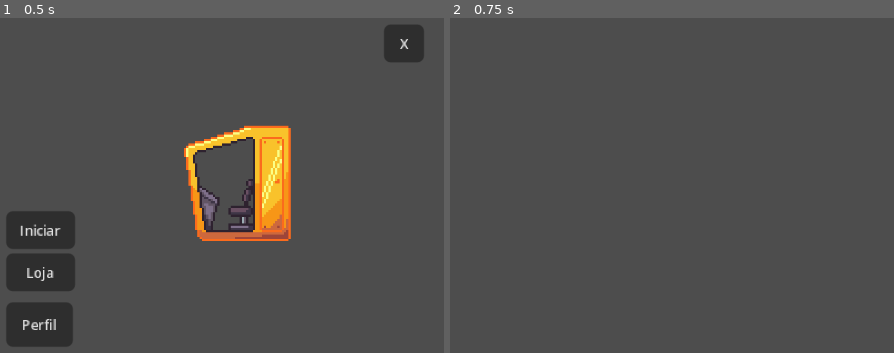
Above: before the commit, frames 1-2 (left to right).
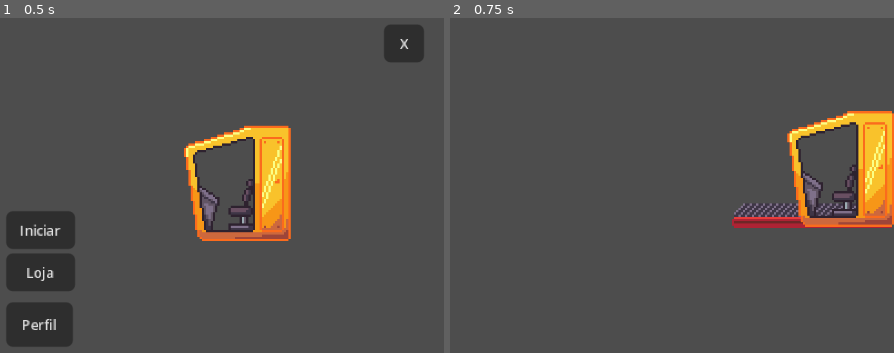
Above: after the commit, the same moments.

Repository: rennan-ventura/EmpilhaCaixote
Game: Godot game, scene res://main_menu.tscn
Two runs of this game, one before a commit and one after it. Both use one fixed random seed, a clock stepped at 60 frames per second and the inputs below. The project has no main scene, so this scene is started directly.
Inputs:
- Up to frame 1 (0.5 s): no input
- Up to frame 2 (0.75 s): click "Iniciar" at 0.5 s

Frame 1 is identical in both runs. In frame 2, 5.8% of the frame differs, in the area x 63-100%, y 27-63%.

Commit message:
addicionar a sprite da esteira e fazer animação

Diff:
--- a/main_menu.gd
+++ b/main_menu.gd
@@ -12,7 +12,7 @@
 
 
 func _on_iniciar_pressed() -> void:
-	get_tree().change_scene_to_file("res://node_2d.tscn")
+	get_tree().change_scene_to_file("res://partida.tscn")
 
 
 func _on_loja_pressed() -> void:
--- /dev/null
+++ b/partida.tscn
@@ -0,0 +1,37 @@
+[gd_scene load_steps=6 format=3 uid="uid://c43eeukqucn7u"]
+
+[ext_resource type="Texture2D" uid="uid://dvy5awink2cvi" path="res://cart.png" id="1_b35dw"]
+[ext_resource type="Texture2D" uid="uid://dldru1lpfokdn" path="res://esteira_direita.png" id="1_pncst"]
+
+[sub_resource type="AtlasTexture" id="AtlasTexture_fxb2x"]
+atlas = ExtResource("1_pncst")
+region = Rect2(0, 0, 72, 16)
+
+[sub_resource type="AtlasTexture" id="AtlasTexture_ftao2"]
+atlas = ExtResource("1_pncst")
+region = Rect2(0, 16, 72, 16)
+
+[sub_resource type="SpriteFrames" id="SpriteFrames_xr4ag"]
+animations = [{
+"frames": [{
+"duration": 1.0,
+"texture": SubResource("AtlasTexture_fxb2x")
+}, {
+"duration": 1.0,
+"texture": SubResource("AtlasTexture_ftao2")
+}],
+"loop": true,
+"name": &"default",
+"speed": 10.0
+}]
+
+[node name="Partida" type="Node2D"]
+
+[node name="AnimatedSprite2D" type="AnimatedSprite2D" parent="."]
+position = Vector2(323, 90.5)
+sprite_frames = SubResource("SpriteFrames_xr4ag")
+frame_progress = 0.03242382
+
+[node name="Cart" type="Sprite2D" parent="."]
+position = Vector2(336, 69.5)
+texture = ExtResource("1_b35dw")
Binary file added: esteira_direita.png
Not shown, added: esteira_direita.png.import
